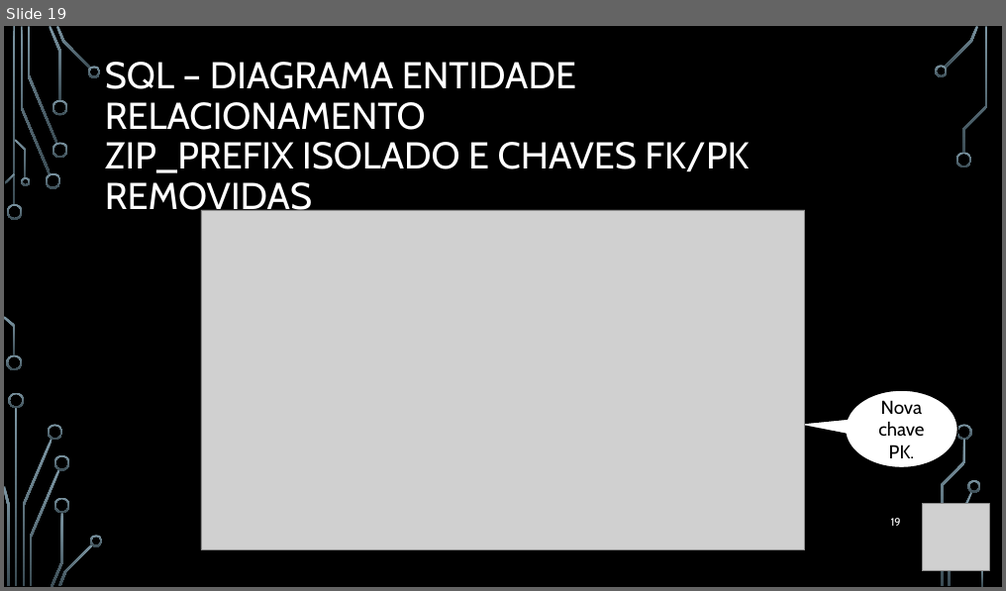
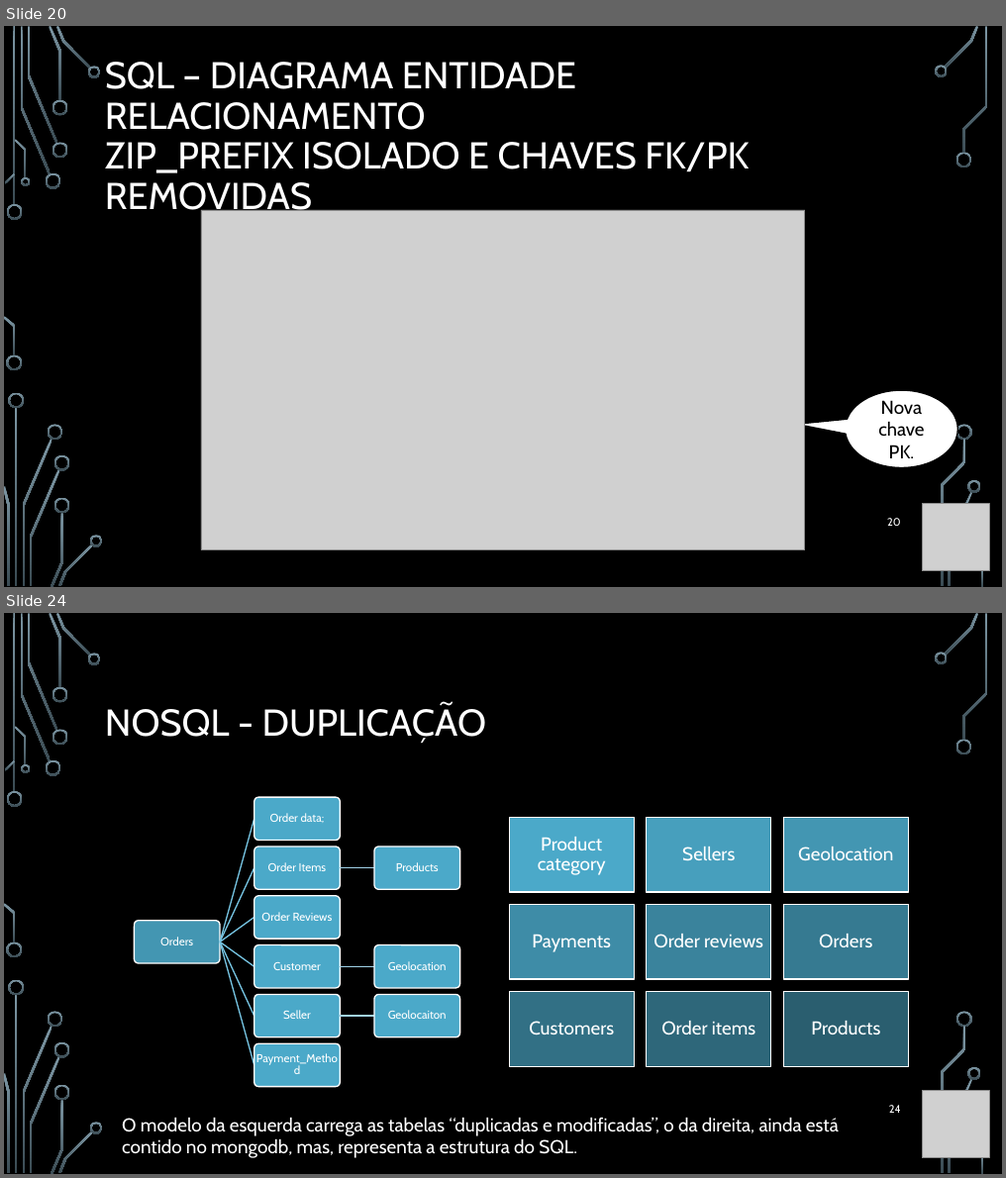
Before and after one commit to WilianCavassin/DataEngineer_Olist, a slide deck: Presentations/Work at olist [Autosaved].pptx. Shown one above the other, each under a label of ours: slide 19 before the commit, slides 20 and 24 after it; the slides between them are not shown. The pictures are 1006x591 and 1006x1178 pixels, drawn with LibreOffice and Linux fonts; fonts in the diff are those of the drawing; grey boxes stand for pictures; background and template pictures are left out. Boxes give left, top, right and bottom in pixels: in the first picture for what was removed or moved away, otherwise in the second. Text is boxed around its words. In the diff, an @@ line names an element or a change of style, - is before the commit and + after.

```diff
--- a/Presentations/Work at olist [Autosaved].pptx
+++ b/Presentations/Work at olist [Autosaved].pptx
@@ slide 24 added at [4,613,1002,1174], background picture (left out); not listed: 36 template elements that a slide beside it also shows @@
@@ title added at [105,704,486,744], 36 pt, text #FFFFFF @@
+NOSQL - DUPLICAÇÃO
@@ group added at [509,817,909,1066]: 9 rectangles, 9 texts @@
+Product category
+Sellers
+Geolocation
+Payments
+Order reviews
+Orders
+Customers
+Order items
+Products
@@ group added at [135,797,460,1087]: 10 rounded rectangles, 10 texts, 9 freeform shapes @@
+Orders
+Order data;
+Order Items
+Products
+Order Reviews
+Customer
+Geolocation
+Seller
+Geolocaiton
+Payment_Method
@@ text added at [122,1117,839,1158], 18 pt, text #FFFFFF @@
+O modelo da esquerda carrega as tabelas “duplicadas e modificadas”, o da direita, ainda está contido no mongodb, mas, representa a estrutura do SQL.
@@ page number added at [889,1105,901,1113], 10.5 pt, text #FFFFFF @@
+24
@@ picture added at [922,1091,989,1158] @@
@@ what was slide 19 is now slide 20 @@
@@ page number at [887,518,901,526]: text changed @@
-19
+20
```
Also in this commit, not shown: 10 slides changed, 4 other slides added, 3 slides removed, 7 other files.
